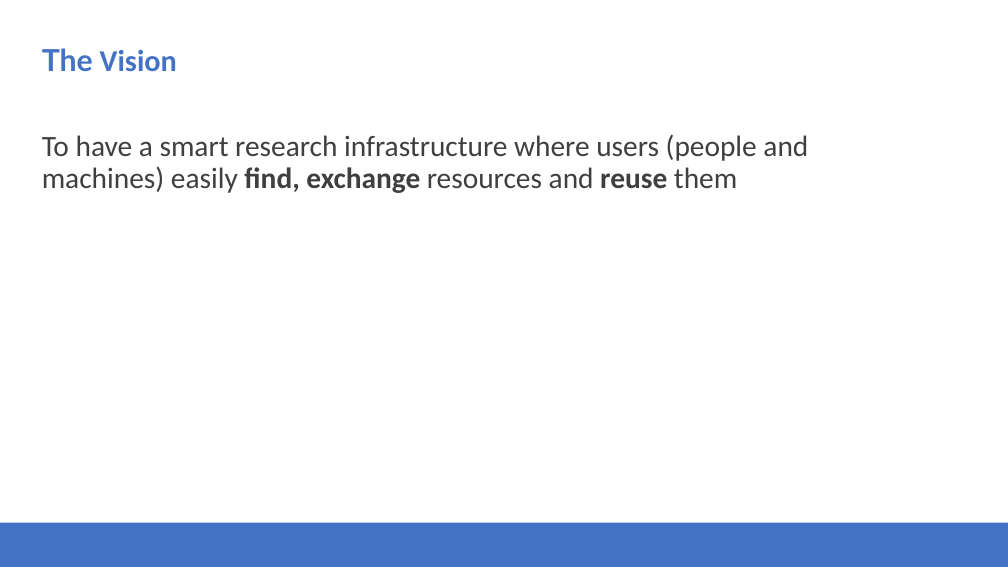
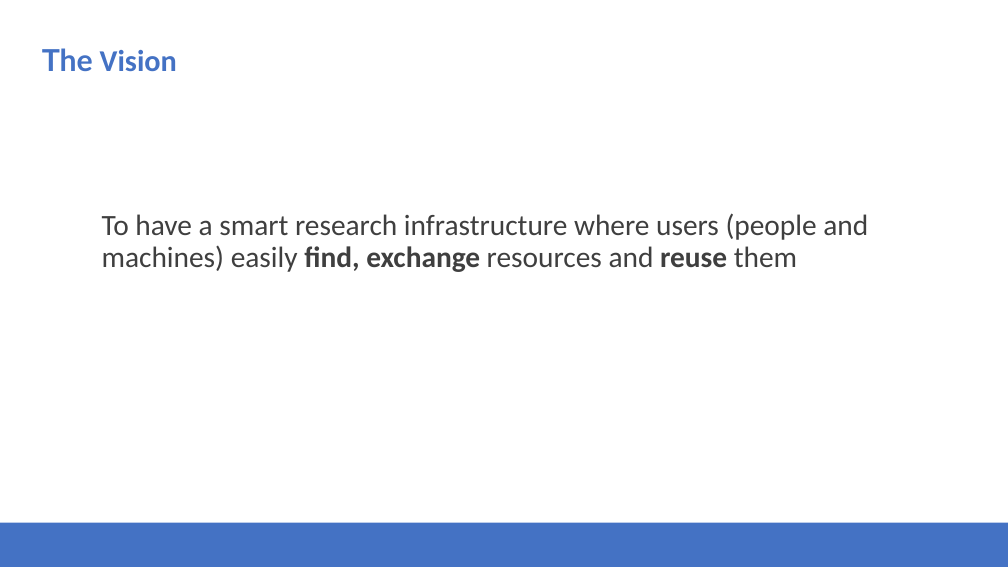
Before and after one commit to Health-RI/health-ri-metadata, a slide deck: slide 2 of Presentations/31082023HRI_Metadata_Schema_ImagingGroup_KickOff.pptx. Drawn at 1008x567 pixels with LibreOffice and Linux fonts; fonts in the diff are those of the drawing; background and template pictures are left out. Boxes give left, top, right and bottom in pixels: in the first picture for what was removed or moved away, otherwise in the second. Text is boxed around its words. In the diff, an @@ line names an element or a change of style, - is before the commit and + after.

```diff
--- a/Presentations/31082023HRI_Metadata_Schema_ImagingGroup_KickOff.pptx
+++ b/Presentations/31082023HRI_Metadata_Schema_ImagingGroup_KickOff.pptx
@@ text "To have a smart research ...": place and size @@
-text "To have a smart research ..." at (42, 134, 808, 193)
+text "To have a smart research ..." at (102, 213, 868, 272)
```
Also in this commit, not shown: 7 other slides changed, 1 slide removed.
